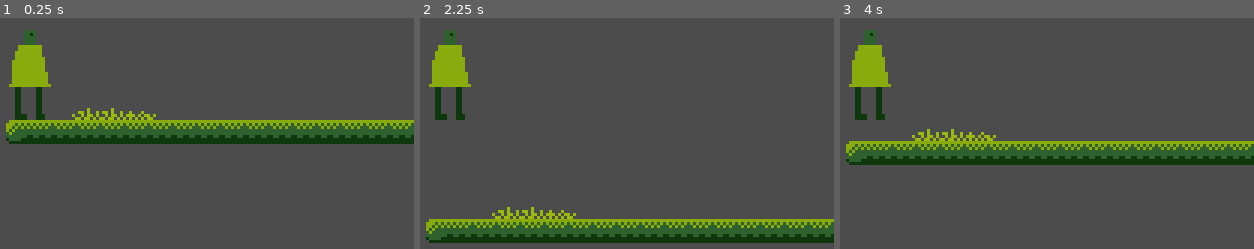
Above: before the commit, frames 1-3 (left to right).
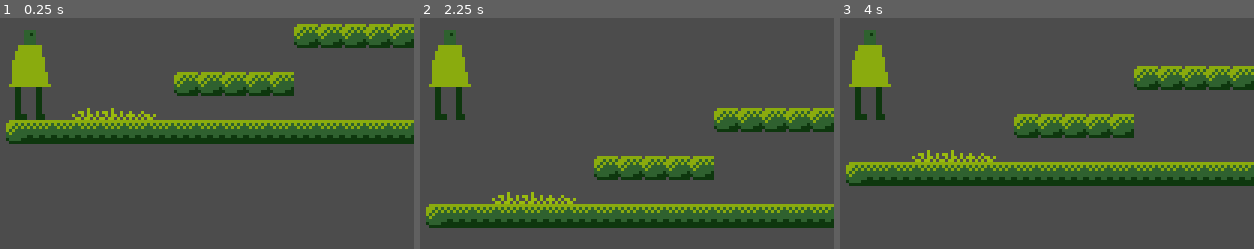
Above: after the commit, the same moments.

Repository: gutino/gamedev_studies
Game: Godot game, scene res://MainScene.tscn
The game is run twice, just before and just after one commit, with the same random seed, the same clock (stepped at 60 frames per second) and the same inputs.
Inputs:
- Up to frame 1 (0.25 s): no input
- Up to frame 2 (2.25 s): tap Enter at 0.5 s; tap Space at 2 s
- Up to frame 3 (4 s): tap Enter at 3.5 s

The runs differ from the first frame. In frame 1, 5.8% of the frame differs, in the area x 42-100%, y 2-34%; in frame 2, 23%; in frame 3, 25%, in the area x 1-100%, y 20-73%.

Commit message:
Bruno Updates

Diff:
--- a/TMB_1/MainScene.tscn
+++ b/TMB_1/MainScene.tscn
@@ -199,7 +199,7 @@
 tile_set = SubResource( 19 )
 cell_size = Vector2( 8, 8 )
 format = 1
-tile_data = PoolIntArray( 917506, 0, 196608, 917507, 0, 196609, 91 …(387 unchanged characters)…
+tile_data = PoolIntArray( 720908, 0, 1, 720909, 0, 1, 720910, 0, 1, 720911, 0, 1, 720912, 0, 1, 851975, 0, 1, 851976, 0, 1, 851977, 0, 1, 851978, 0, 1, 851979, 0, 1, 917506, 0, 196608, 917507, 0, 196609, 91 …(387 unchanged characters)…
 
 [node name="Coin" parent="." instance=ExtResource( 2 )]
 position = Vector2( 200.921, 95.4093 )
--- a/TMB_1/OurGuy.tscn
+++ b/TMB_1/OurGuy.tscn
@@ -7,13 +7,14 @@
 
 export var _HorizontalVelocity := 60.0
 export var _GravityVelocity := 120
-export var _JumpForce := 260
+export var _JumpForce := 120
 export var _JumpingDuration := 0.25
 export var _diagonalFactor := 1.3
 export var _Acceleration := 0.1
 export var _SprintVelocity := 130.0
 
-var _CurrHorVelocity := 0.0
+var _CurrSpeed := Vector2(0, 0)
+var _GravAcceleration := 0.25
 var _IsJumping := false
 var _GoingLeft := false
 
@@ -24,7 +25,7 @@
 	$Sprite.scale.x *= -1
 
 func _process(delta):
-	var finalVelocity : Vector2 = Vector2(0,_GravityVelocity)
+	var finalVelocity := Vector2(0,_GravityVelocity)
 	var floorAngle : float
 	var inputVelocity := _HorizontalVelocity
 
@@ -32,24 +33,30 @@
 		inputVelocity = _SprintVelocity
 
 	if Input.is_action_pressed(\"ui_right\"):
-		finalVelocity.x = lerp(_CurrHorVelocity, inputVelocity, _Acceleration)
+		finalVelocity.x = lerp(_CurrSpeed.x, inputVelocity, _Acceleration)
 		if _GoingLeft:
 			changeSide()
 			_GoingLeft = false
 	elif Input.is_action_pressed(\"ui_left\"):
-		finalVelocity.x = lerp(_CurrHorVelocity, -inputVelocity, _Acceleration)
+		finalVelocity.x = lerp(_CurrSpeed.x, -inputVelocity, _Acceleration)
 		if not _GoingLeft:
 			changeSide()
 			_GoingLeft = true
 	else:
-		finalVelocity.x = lerp(_CurrHorVelocity, 0, _Acceleration)
+		finalVelocity.x = lerp(_CurrSpeed.x, 0, _Acceleration)
 
 	if Input.is_action_just_pressed(\"ui_accept\") && self.is_on_floor():
 		_IsJumping = true
 		$JumpTimer.start(_JumpingDuration)
 
+	if not self.is_on_floor():
+		if not _IsJumping:
+			finalVelocity.y = lerp(_CurrSpeed.y, _GravityVelocity, _GravAcceleration)
+		else:
+			finalVelocity.y = lerp(_JumpForce, 0, _GravAcceleration)
+
 	if _IsJumping:
-		finalVelocity.y -= _JumpForce
+		finalVelocity.y = -_JumpForce
 		self.move_and_slide(finalVelocity, Vector2.UP, true)
 	else:
 		if is_on_floor():
@@ -68,7 +75,9 @@
 		self.move_and_slide_with_snap(finalVelocity, Vector2.DOWN,
 			Vector2.UP, true)
 
-	_CurrHorVelocity = finalVelocity.x
+	_CurrSpeed = finalVelocity
+
+	print(finalVelocity.y)
 
 func _on_JumpTimer_timeout():
 	_IsJumping = false
